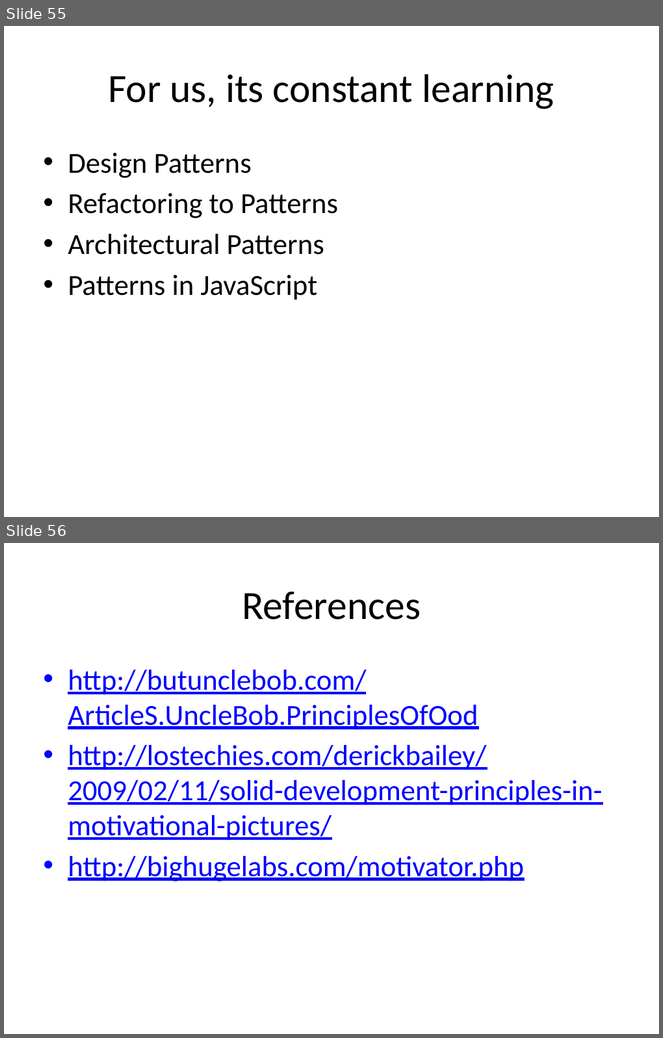
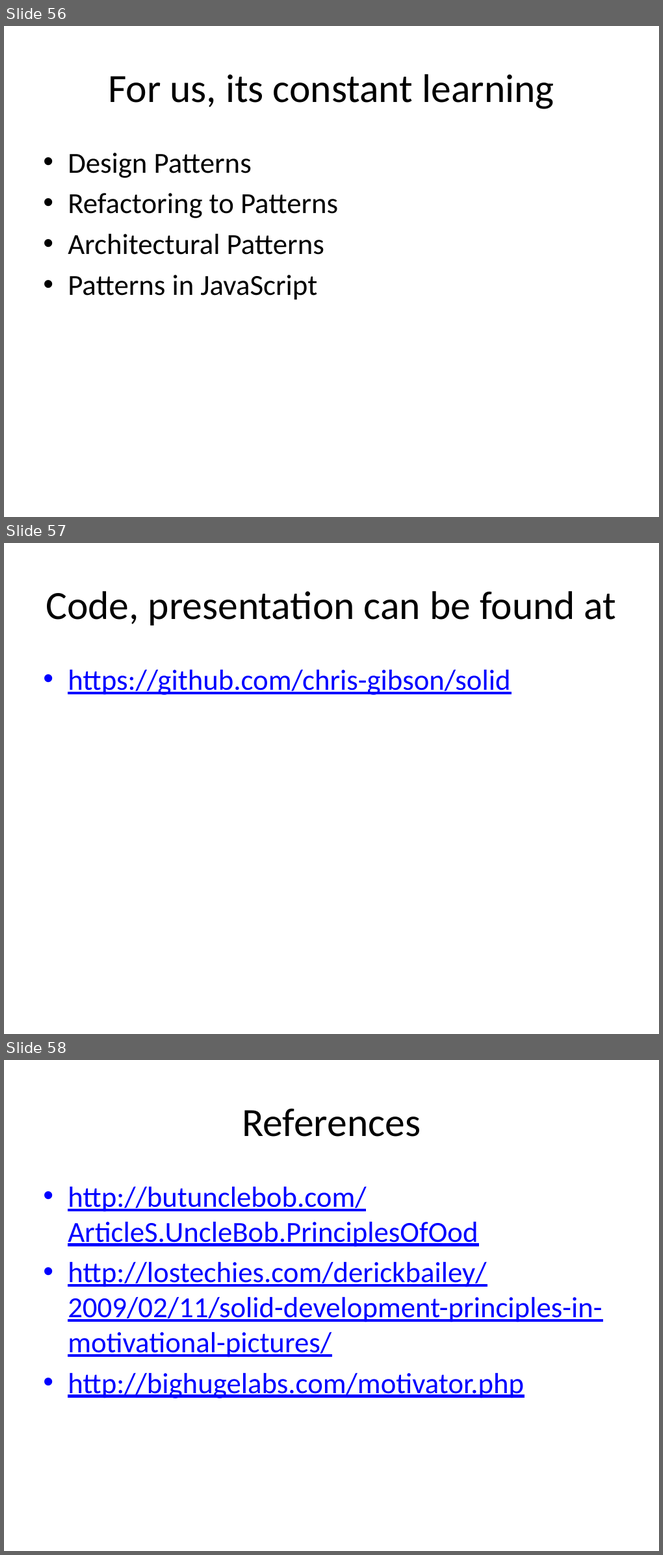
Before and after one commit to sameeri/solid, a slide deck: SOLID Principles of OOD v2.pptx. Shown one above the other, each under a label of ours: slides 55 and 56 before the commit, slides 56, 57 and 58 after it. The pictures are 663x1038 and 663x1555 pixels, drawn with LibreOffice and Linux fonts; fonts in the diff are those of the drawing. Boxes give left, top, right and bottom in pixels: in the first picture for what was removed or moved away, otherwise in the second. Text is boxed around its words. In the diff, an @@ line names an element or a change of style, - is before the commit and + after.

```diff
--- a/SOLID Principles of OOD v2.pptx
+++ b/SOLID Principles of OOD v2.pptx
@@ slide 57 added at <box>4,543,659,1034</box>, background #FFFFFF @@
@@ title added at <box>46,591,617,626</box>, 44 pt, text #000000 @@
+Code, presentation can be found at
@@ text added at <box>68,670,510,695</box>, 32 pt, text #0000FF, underline @@
+• https://github.com/chris-gibson/solid
@@ what was slide 55 is now slide 56 @@
@@ what was slide 56 is now slide 58 @@
```
Also in this commit, not shown: 1 slide changed, 2 other slides added, 1 slide removed.
